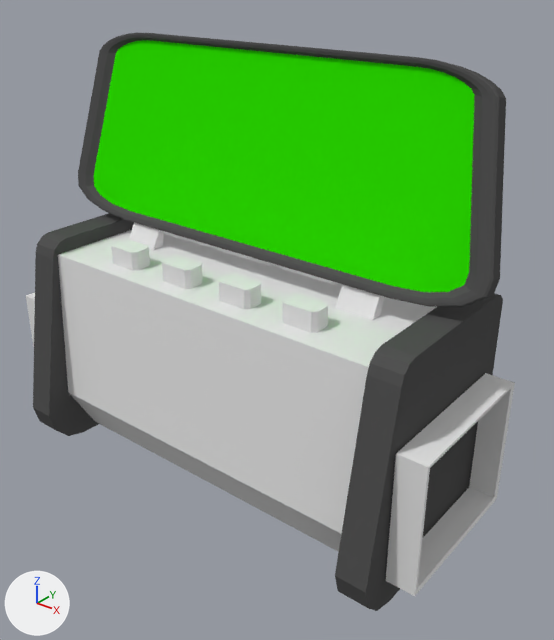
An edit to the Blender file Assets/Models/Computer/computer.blend, drawn before and after from the same camera.
Camera for both pictures: a camera (50 mm lens) standing at (1.472, -1.677, 1.661) and looking at (0.113, 0.023, 0.608). Every picture has the same lights, and +X, +Y and +Z are marked at lower left.

Names of what the first picture shows: 'Button 1', 'Button 2', 'Button 3', 'Button 4', 'Cube'.
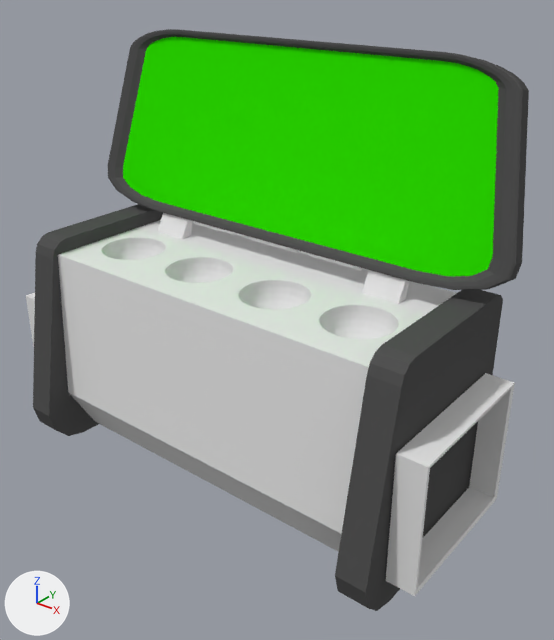
The change in detail:
me_cube is used by ob_cube; location (0.003, 0.002, 0.375).
me_cube had 676 vertices, 562 faces and spanned x -0.85..0.81, y -0.37..0.31, z -0.37..1.04.
me_cube now has 1764 vertices, 1681 faces and spans x -0.85..0.81, y -0.37..0.33, z -0.37..1.04.
me_cube part 1: the loose piece of 144 vertices spanning x -0.85..0.78, y 0.01..0.19, z 0.41..1.04 is moved by (0.0, 0.14, 0.0).
me_cube part 2: the loose piece of 352 vertices spanning x -0.39..0.32, y 0.02..0.05, z 0.4..0.43 is moved by (0.0, 0.14, 0.0).
me_cube part 3: the loose piece of 8 vertices spanning x 0.35..0.47, y -0.02..0.05, z 0.32..0.43 is moved by (0.0, 0.14, 0.0).
me_cube part 4: the loose piece of 8 vertices spanning x -0.54..-0.41, y -0.02..0.05, z 0.32..0.43 is moved by (0.0, 0.14, 0.0).
me_cube part 5: 1 vertex moved within x -0.08, y -0.12, z 0.35; 64 vertices removed from x -0.43..0.4, y -0.18..-0.1, z 0.29..0.35; 1152 vertices added at x -0.59..0.56, y -0.15..0.08, z 0.24..0.35.
me_cube now uses material mat_button1 (white #e7e7e7).
me_cube now uses material mat_button2 (white #e7e7e7).
me_cube now uses material mat_button3 (white #e7e7e7).
me_cube now uses material mat_button4 (white #e7e7e7).
Object 'Button 2' (ob_button_2) is deleted.
Object 'Button 4' (ob_button_4) is deleted.
Object 'Button 3' (ob_button_3) is deleted.
Object 'Button 1' (ob_button_1) is deleted.

Pixel boxes [x1, y1, x2, y2] of what changed, in the pictures (554 x 640 px; the box of a moved part takes in the faces that stretch with it):
'Cube', reshaped
    before: [26, 33, 515, 611]
    after: [26, 29, 529, 611]
'Button 4', deleted
    before: [282, 294, 328, 333]
'Button 3', deleted
    before: [219, 274, 261, 309]
'Button 2', deleted
    before: [162, 256, 202, 289]
'Button 1', deleted
    before: [111, 240, 150, 270]
part 1 of me_cube, moved or reshaped
    before: [78, 33, 506, 307]
    after: [108, 29, 529, 290]
part 2 of me_cube, moved or reshaped
    before: [163, 231, 338, 285]
    after: [192, 221, 364, 271]
part 3 of me_cube, moved or reshaped
    before: [335, 284, 384, 320]
    after: [362, 270, 409, 304]
part 4 of me_cube, moved or reshaped
    before: [129, 222, 164, 250]
    after: [158, 213, 192, 239]
part 5 of me_cube, built on
    before: [59, 230, 436, 367]
    after: [59, 220, 457, 367]
